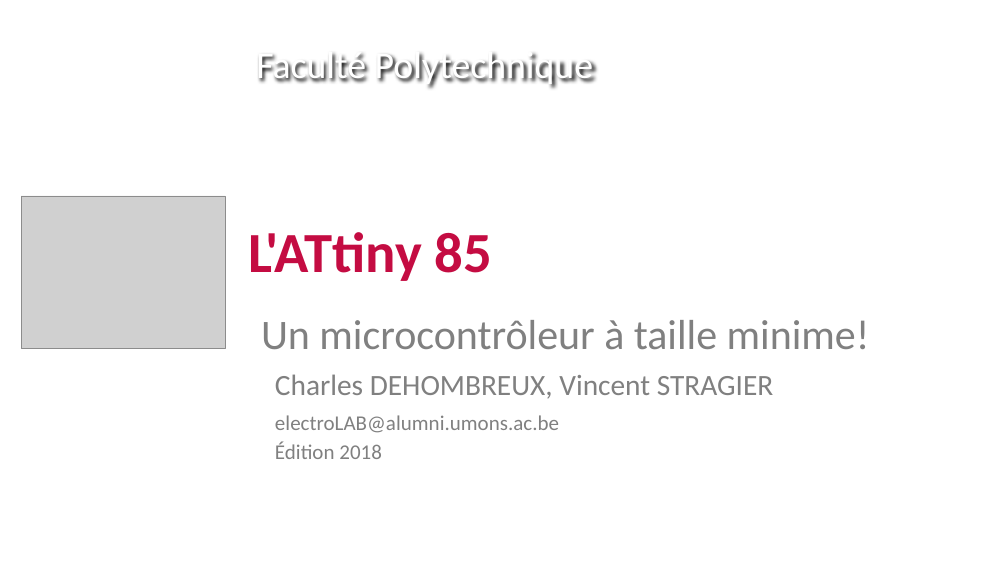
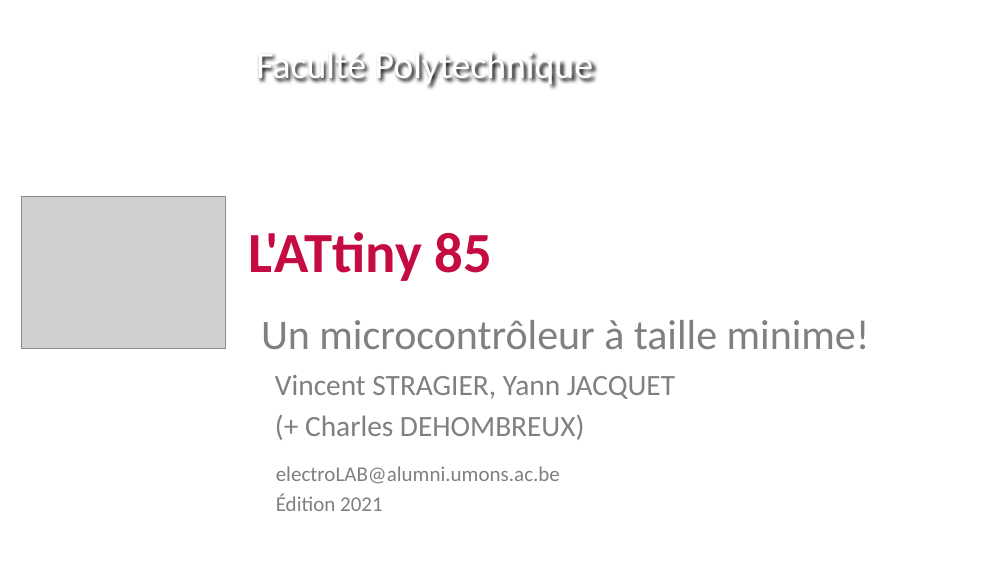
Before and after one commit to Vincent-Stragier/Creactif-electroLAB, a slide deck: slide 1 of Seance_ATtiny85/Slides/ATTiny85.pptx. Drawn at 1008x567 pixels with LibreOffice and Linux fonts; fonts in the diff are those of the drawing; grey boxes stand for pictures; background and template pictures are left out. Boxes give left, top, right and bottom in pixels: in the first picture for what was removed or moved away, otherwise in the second. Text is boxed around its words. In the diff, an @@ line names an element or a change of style, - is before the commit and + after.

```diff
--- a/Seance_ATtiny85/Slides/ATTiny85.pptx
+++ b/Seance_ATtiny85/Slides/ATTiny85.pptx
@@ text at <box>275,375,675,440</box>: text changed @@
-Charles DEHOMBREUX, Vincent STRAGIER
+Vincent STRAGIER, Yann JACQUET
+(+ Charles DEHOMBREUX)
@@ text "electroLAB@alumni.umons.ac.be": place and size @@
-text "electroLAB@alumni.umons.ac.be" at <box>275,415,559,459</box>
+text "electroLAB@alumni.umons.ac.be" at <box>276,466,560,511</box>
@@ text at <box>276,493,383,511</box>: text changed @@
-Édition 2018
+Édition 2021
```
Also in this commit, not shown: 3 other slides changed, 1 other file.
